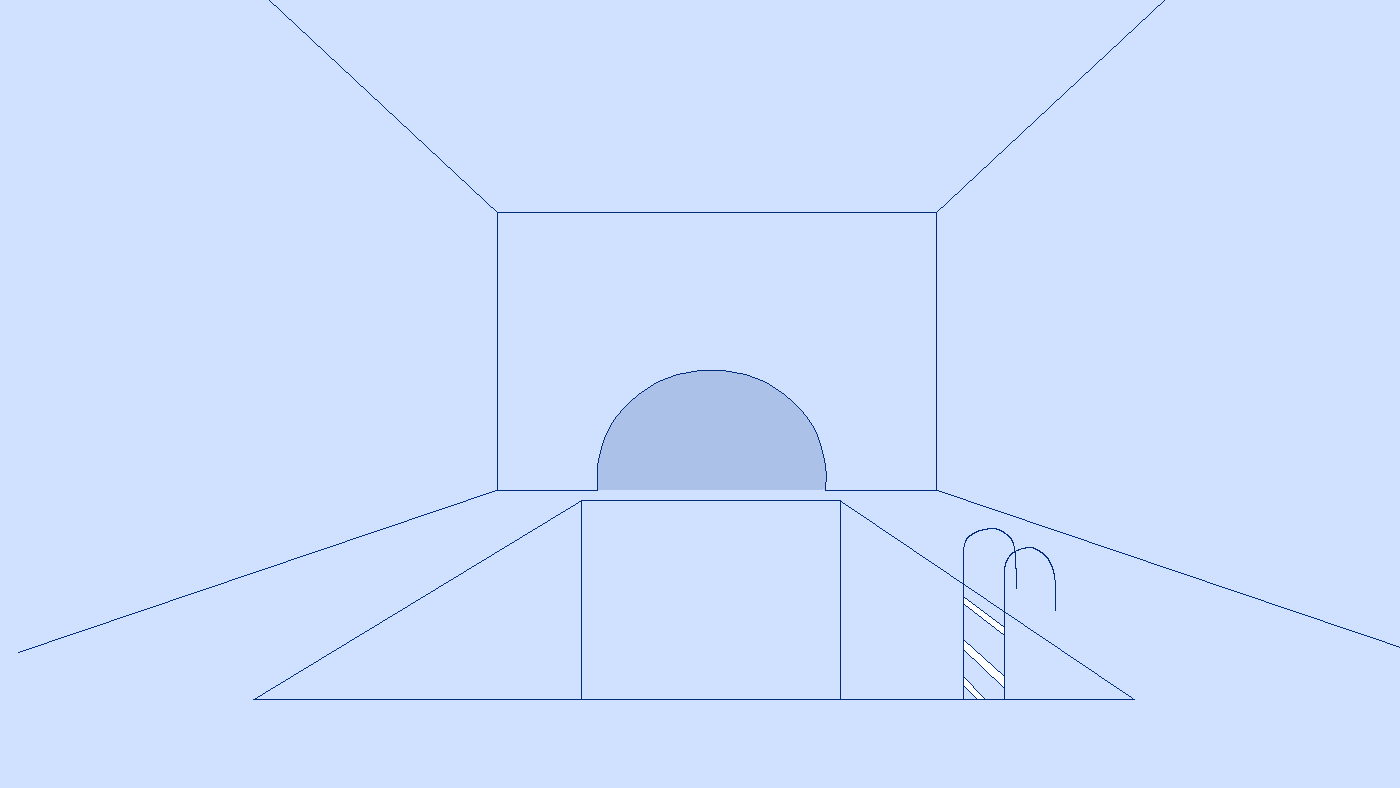
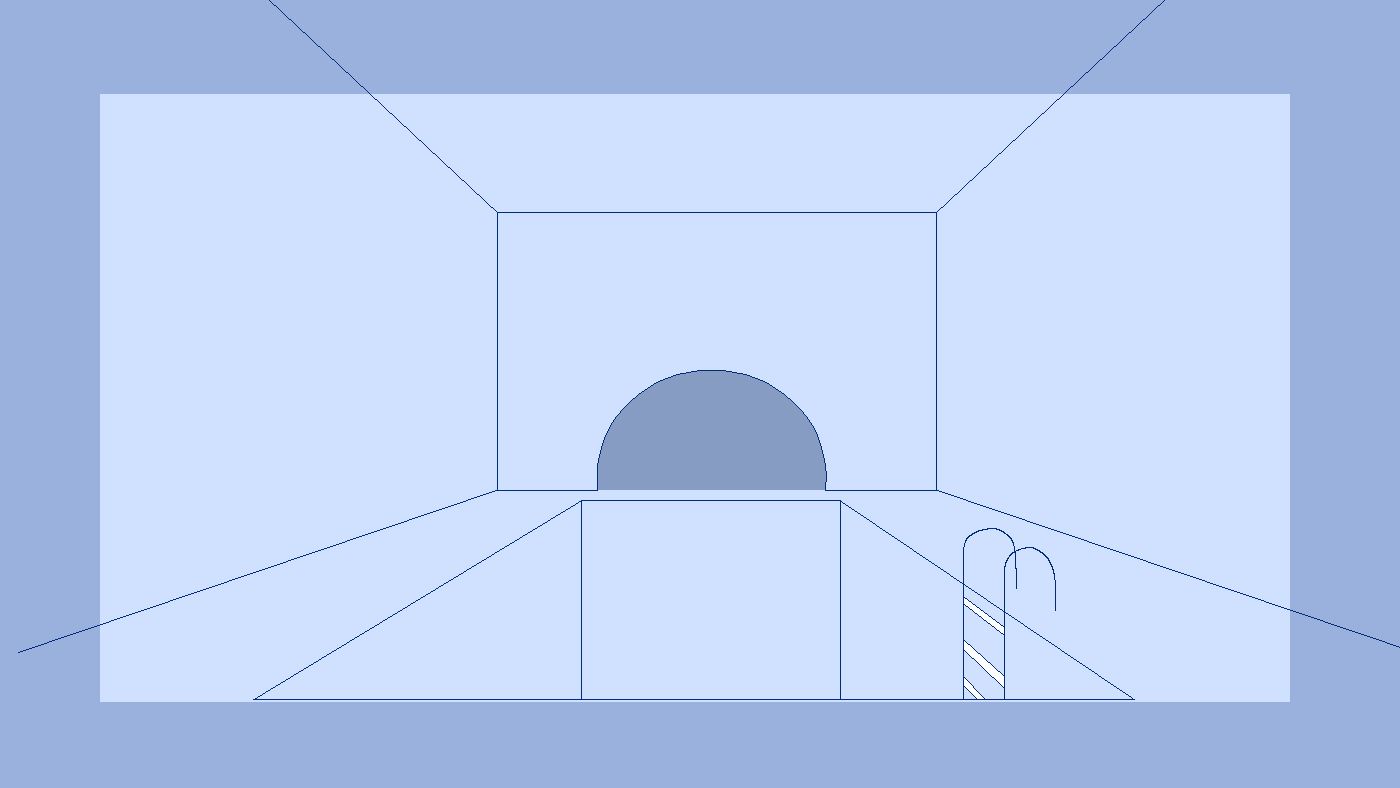
Revision of a layered 1400×788 image; what changed, layer by layer:
added layer "Paint Layer 3" above "Paint Layer 2" over [0, 0, 1400, 788]
showed "door1highlight", painted on it over [598, 371, 826, 490]